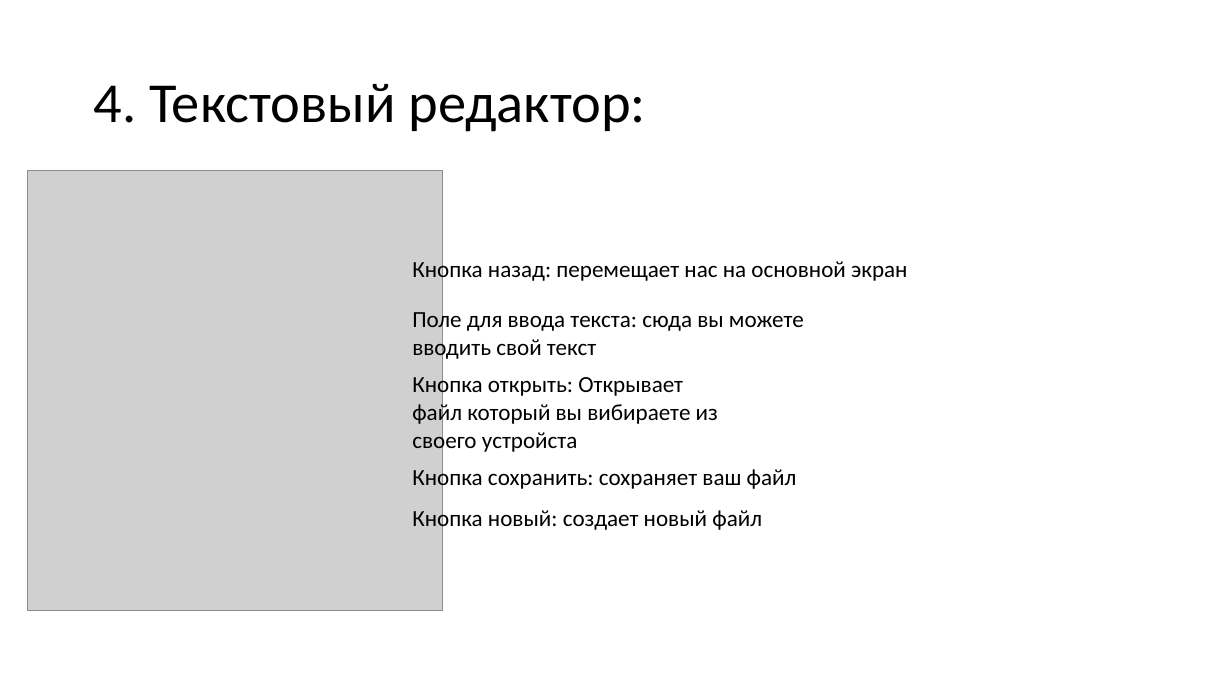
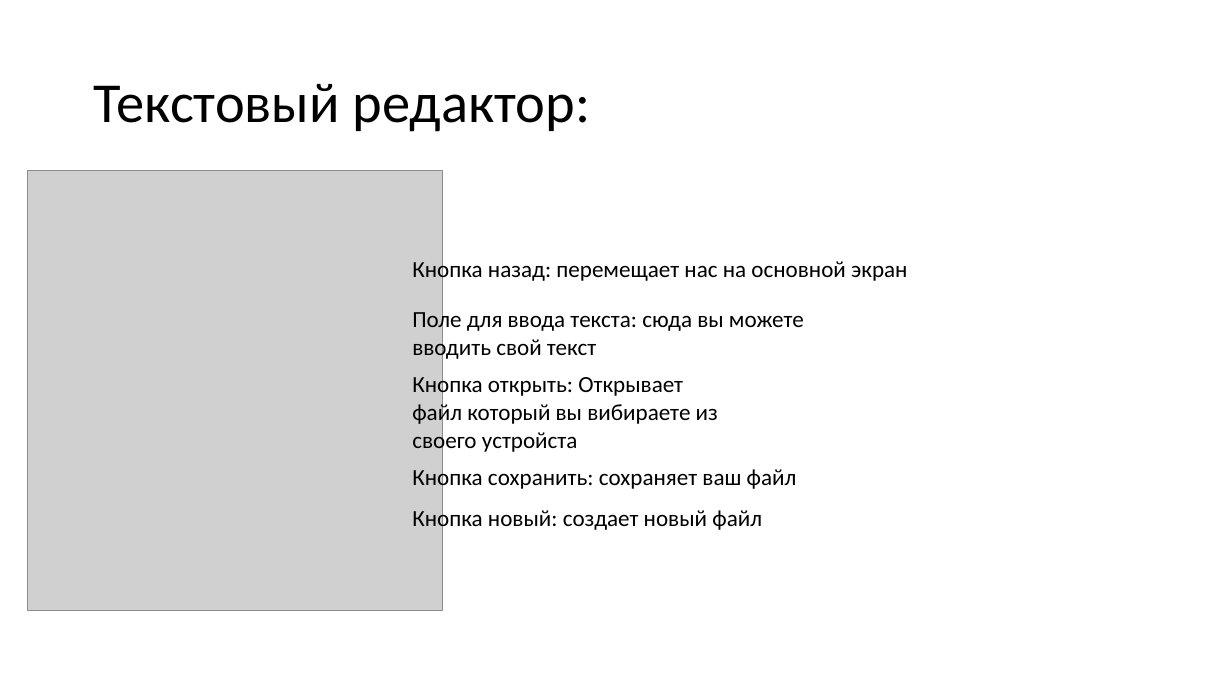
Before and after one commit to acturus1/yandex_progect_PyQt, a slide deck: slide 5 of Презентация-защита.pptx. Drawn at 1232x693 pixels with LibreOffice and Linux fonts; fonts in the diff are those of the drawing; grey boxes stand for pictures. Boxes give left, top, right and bottom in pixels: in the first picture for what was removed or moved away, otherwise in the second. Text is boxed around its words. In the diff, an @@ line names an element or a change of style, - is before the commit and + after.

```diff
--- a/Презентация-защита.pptx
+++ b/Презентация-защита.pptx
@@ title at box(94, 84, 590, 132): text changed @@
-4. Текстовый редактор:
+Текстовый редактор:
```
Also in this commit, not shown: 5 other slides changed.
